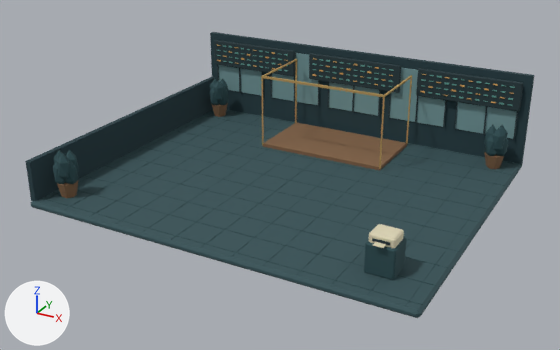
One commit to the glTF model public/models/room.glb: the scene before it, then after it.
Both versions are drawn from a 50 mm camera at (11.05, -20.77, 10.5) aimed at (-0.06, -0.56, 0.39). The axes (+X, +Y, +Z) are drawn at lower left. The lights are the same throughout. The picture after the commit comes second. Vertices at exactly the same position are counted once.

The first picture shows 'TradingRoom'.
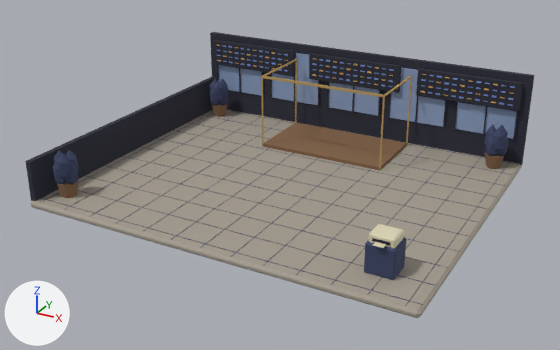
Pixel boxes [x1, y1, x2, y2] of what changed, in the pictures (560 x 350 px):
part 1 of me_cube_053, recoloured (cyan to blue)
    both: [217, 45, 517, 139]
part 2 of me_cube_053, recoloured (lighter)
    both: [31, 43, 523, 318]

What changed in the scene script:
```text
Change me_cube_053:
    where me_cube_053.from_pydata(...)  # 2002 vertices, 3096 faces; spans x -6.4..6.4, y -5.35..5.35, z -0.12..3.27
    used by ob_tradingroom; location = (0.0, 0.0, -0.12)
    me_cube_053 part 1: 1212 faces centred in x -6.05..6.05, y 4.89..5.1, z 1.0..2.95 are repainted in the vertex colours; the middle colour goes from cyan #609e94 to blue #7b98df
    me_cube_053 part 2: 1084 faces centred in x -6.4..6.4, y -5.35..5.35, z -0.12..3.27 are repainted in the vertex colours; the middle colour goes from dark cyan #294b50 to dark blue #394263
```
